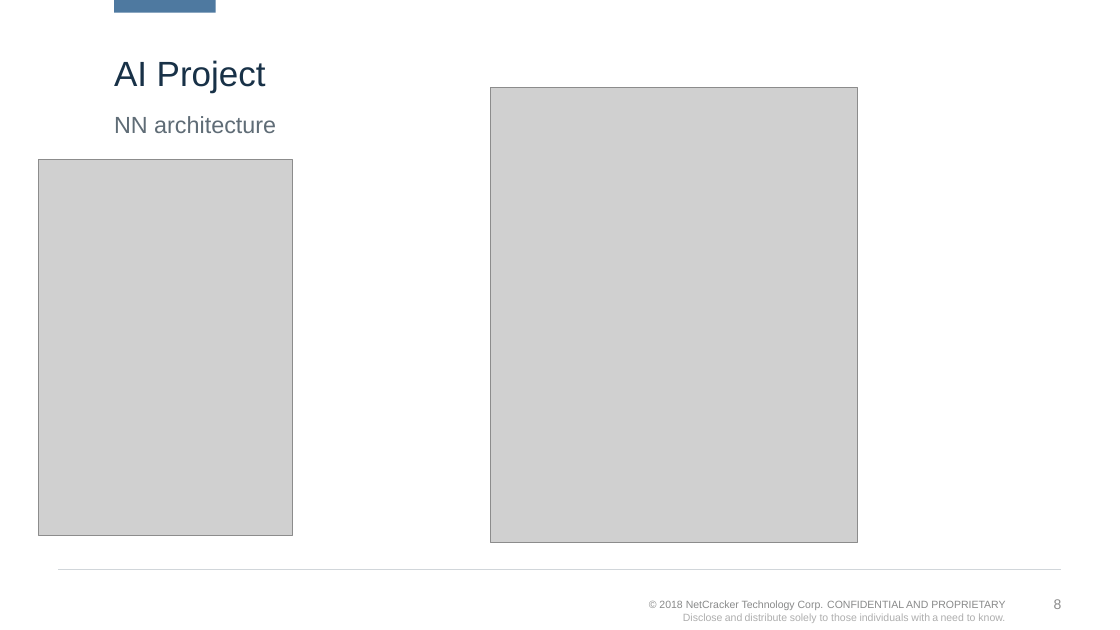
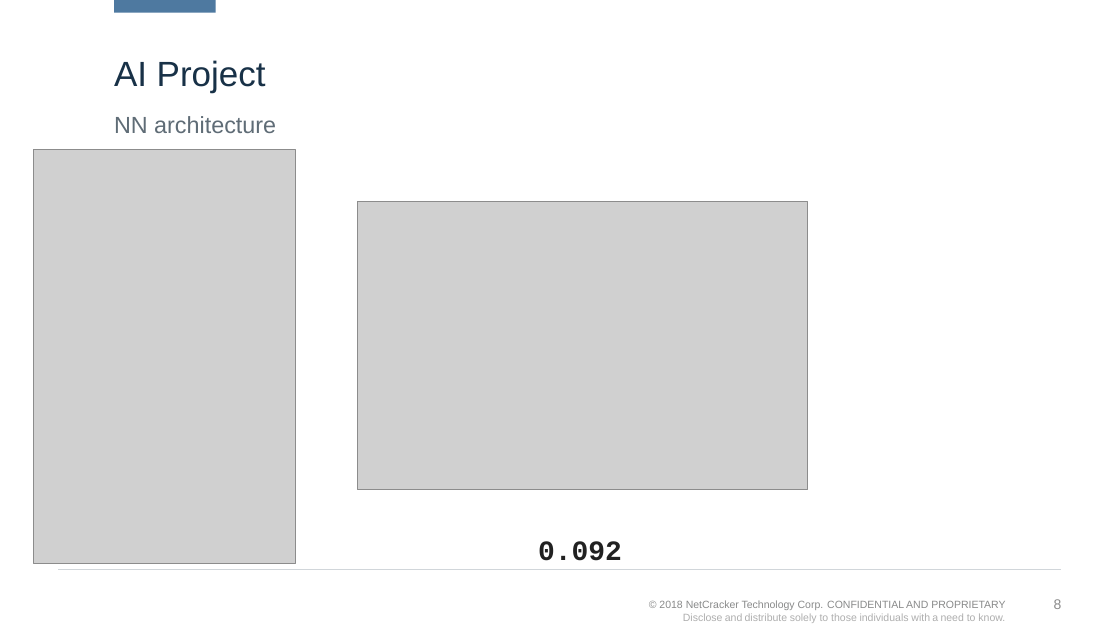
Before and after one commit to kvoloshenko/CLA, a slide deck: slide 8 of CLA_AI_01.pptx. Drawn at 1120x630 pixels with LibreOffice and Linux fonts; fonts in the diff are those of the drawing; grey boxes stand for pictures; background and template pictures are left out. Boxes give left, top, right and bottom in pixels: in the first picture for what was removed or moved away, otherwise in the second. Text is boxed around its words. In the diff, an @@ line names an element or a change of style, - is before the commit and + after.

```diff
--- a/CLA_AI_01.pptx
+++ b/CLA_AI_01.pptx
@@ picture removed at (491, 88, 858, 543) @@
@@ picture: place and size @@
-picture at (38, 160, 292, 535)
+picture at (34, 149, 295, 564)
@@ picture added at (358, 202, 808, 490) @@
@@ text added at (538, 541, 622, 561), 24 pt, text #212121, bold @@
+0.092
```
Also in this commit, not shown: 1 slide added.
